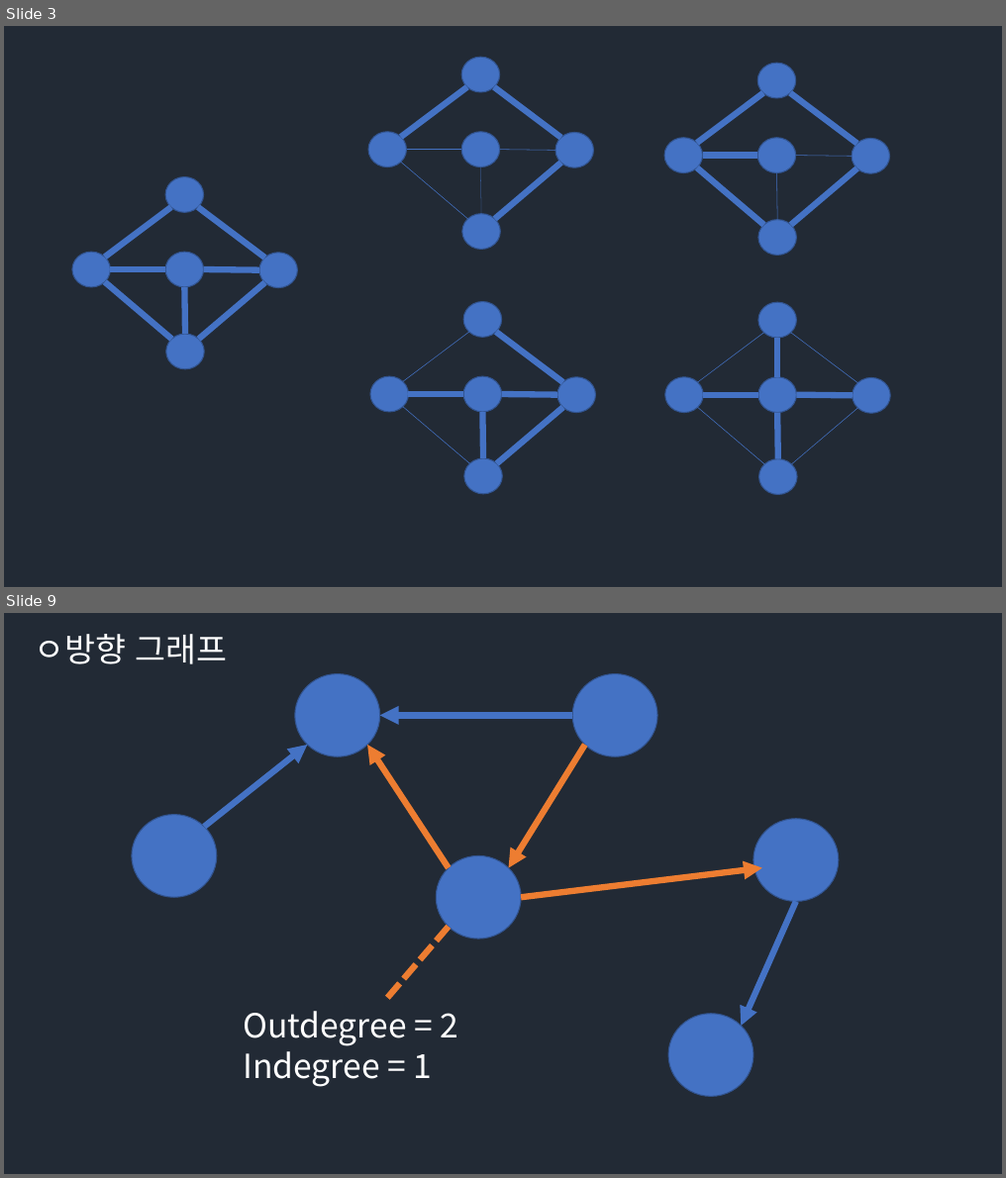
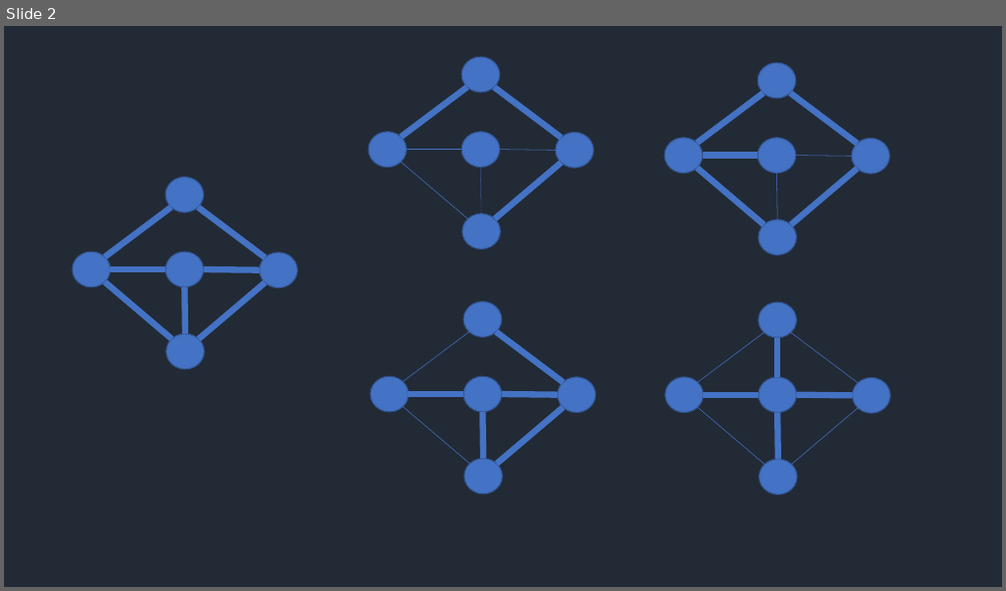
Before and after one commit to Groot-Space/Groot-space.github.io, a slide deck: assets/images/크루스칼 알고리즘/크루스칼 알고리즘.pptx. Shown one above the other, each under a label of ours: slides 3 and 9 before the commit, slide 2 after it; the slides between them are not shown. The pictures are 1006x1178 and 1006x591 pixels, drawn with LibreOffice and Linux fonts; fonts in the diff are those of the drawing. Boxes give left, top, right and bottom in pixels: in the first picture for what was removed or moved away, otherwise in the second. Text is boxed around its words. In the diff, an @@ line names an element or a change of style, - is before the commit and + after.

```diff
--- a/assets/images/크루스칼 알고리즘/크루스칼 알고리즘.pptx
+++ b/assets/images/크루스칼 알고리즘/크루스칼 알고리즘.pptx
@@ slide 9 removed at (4, 613, 1002, 1174), background #222A35 @@
@@ text removed at (35, 634, 228, 664) @@
-ㅇ방향 그래프
@@ ellipse removed at (295, 673, 380, 757) @@
@@ ellipse removed at (573, 673, 658, 757) @@
@@ arrow removed from (573, 716) to (380, 716) @@
@@ arrow removed from (204, 827) to (307, 745) @@
@@ arrow removed from (449, 868) to (368, 745) @@
@@ arrow removed from (585, 745) to (509, 868) @@
@@ ellipse removed at (132, 814, 218, 897) @@
@@ ellipse removed at (753, 819, 839, 902) @@
@@ ellipse removed at (436, 857, 522, 940) @@
@@ arrow removed from (522, 897) to (762, 868) @@
@@ arrow removed from (796, 901) to (742, 1026) @@
@@ line removed from (449, 927) to (384, 1001) @@
@@ text removed at (243, 1011, 459, 1087) @@
-Outdegree = 2
-Indegree = 1
@@ ellipse removed at (668, 1014, 754, 1096) @@
@@ what was slide 3 is now slide 2 @@
```
Also in this commit, not shown: 6 slides added, 17 other slides removed, 9 other files.
